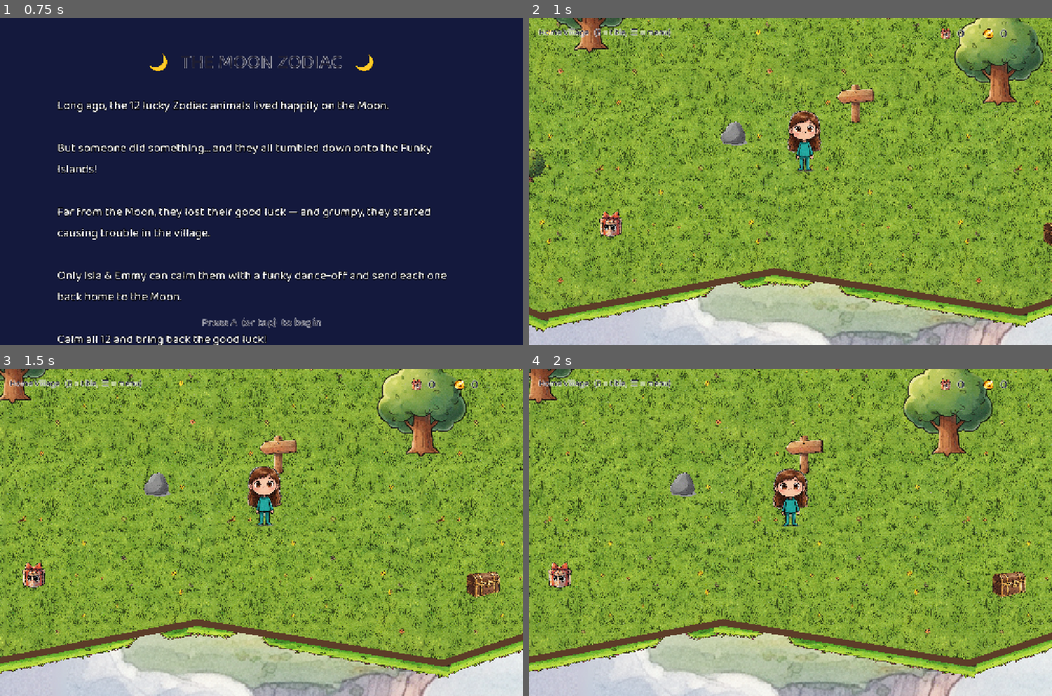
Above: before the commit, frames 1-4 (two rows, left to right).
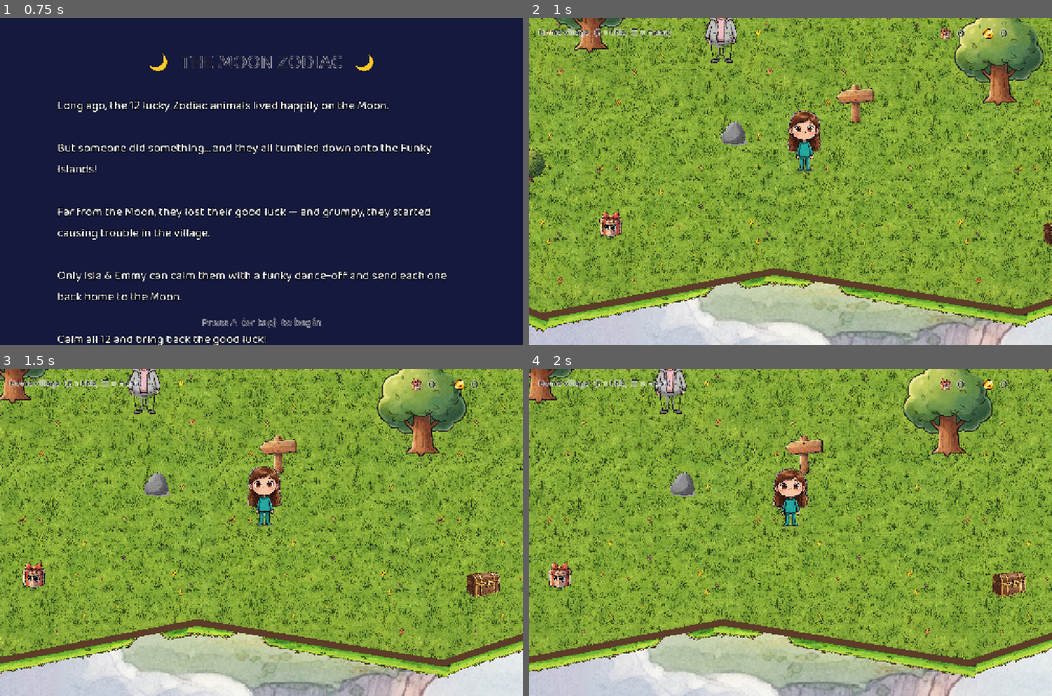
Above: after the commit, the same moments.

Repository: andyfreed/isla-emmy-deck
Game: Godot game, scene res://main.tscn
The game is run twice, just before and just after one commit, with the same random seed, the same clock (stepped at 60 frames per second) and the same inputs.
Inputs (mouse positions are in pixels of both pictures, inside the frame that each line leads up to):
- Up to frame 1 (0.75 s): tap A at 0.5 s; move the mouse to (376, 165) at 0.52 s; hold Right (ui_right) from 0.53 s (still down); click (376, 165) at 0.67 s
- Up to frame 2 (1 s): keep holding Right (ui_right); tap Enter (ui_accept) at 0.77 s
- Up to frame 3 (1.5 s): release Right (ui_right) at 1.25 s; drag from (156, 548) to (235, 597) at 1.27 s
- Up to frame 4 (2 s): no input

Frame 1 is identical in both runs. In frame 2, 0.5% of the frame differs, in the area x 33-40%, y 0-14%; in frame 3, 0.5%; in frame 4, 0.5%.

Commit message:
Grandma Diane NPC (editable dialogue file) + This Guy the rideable llama
- npcs/FINAL synced: grandma.png + this_guy.png (pull-art.sh learns npcs/)
- Grandma parked by the well; A = next line from dialogue/grandma.txt
  (plain text, # comments, shipped via export include_filter)
- This Guy: adopt at Grandpa's store for 25 gold (one-time, persisted in
  settings.cfg 'progress'); hop on/off with A, parks where you leave him
- Mounted: 1.65x land speed (tunable const), llama bounce, rider drawn
  behind his body so she sits in the fluff; his left-facing art flips
  inverted; shop/balloon auto-dismount (balloon keeps inter-island travel)
- Store menu rows now label-matched (rows shift as one-time items sell)

Co-Authored-By: Claude Fable 5 <noreply@anthropic.com>
Claude-Session: https://claude.ai/code/session_01Pj6rLv3ZB9ibZXavBU1qyt

Diff:
--- a/scripts/globals.gd
+++ b/scripts/globals.gd
@@ -10,6 +10,7 @@
 var atk_bonus: int = 0      # added to attack-card power
 var heal_bonus: int = 0     # added to heal-card power
 var sword_level: int = 1
+var mount_unlocked: bool = false   # This Guy adopted — persists (unlike gold), so buy once ever
 
 # audio settings (0-10, persisted). Music/SFX buses are created here at runtime
 # so the default bus layout stays untouched; players opt in via .bus = "Music"/"SFX".
@@ -45,6 +46,11 @@
 	_apply_volumes()
 
 
+func unlock_mount() -> void:
+	mount_unlocked = true
+	_save_settings()
+
+
 func set_music_volume(v: int) -> void:
 	music_volume = clampi(v, 0, 10)
 	_apply_volumes()
@@ -75,10 +81,12 @@
 	if cfg.load(SETTINGS_PATH) == OK:
 		music_volume = clampi(int(cfg.get_value("audio", "music", music_volume)), 0, 10)
 		sfx_volume = clampi(int(cfg.get_value("audio", "sfx", sfx_volume)), 0, 10)
+		mount_unlocked = bool(cfg.get_value("progress", "mount", mount_unlocked))
 
 
 func _save_settings() -> void:
 	var cfg := ConfigFile.new()
 	cfg.set_value("audio", "music", music_volume)
 	cfg.set_value("audio", "sfx", sfx_volume)
+	cfg.set_value("progress", "mount", mount_unlocked)
 	cfg.save(SETTINGS_PATH)
--- a/scripts/main.gd
+++ b/scripts/main.gd
@@ -9,6 +9,8 @@
 const WORLD := Vector2(3600, 2000)
 const BATTLE := preload("res://battle.tscn")
 const SPEED := 340.0
+const MOUNT_SPEED_MULT := 1.65   # This Guy's land-speed boost — tune freely as islands grow
+const MOUNT_COST := 25           # gold, one-time; the adoption persists across sessions
 const STORY_TEXT := "Long ago, the 12 lucky Zodiac animals lived happily on the Moon.\n\nBut someone did something... a …(299 unchanged characters)…
 
 var state: String = "select"        # select / intro / play / battle
@@ -28,6 +30,14 @@
 var store_pos := Vector2(2560, 980)
 var balloon_pos := Vector2(1820, 470)
 var interact_target: String = ""
+
+# villagers + mount (real-people cast from the art side)
+var grandma_pos := Vector2(1620, 1210)      # parked here until Andy picks her spot
+var grandma_line_i: int = 0
+var grandma_lines: PackedStringArray = []   # loaded from dialogue/grandma.txt
+var llama_park_pos := Vector2(2350, 1120)   # This Guy waits outside Grandpa's store
+var llama_node: Sprite2D                    # parked llama (null while ridden / not adopted)
+var mounted: bool = false
 
 # store interior — one fixed screen-sized room, built lazily far east of the island.
 # Camera limits clamp to the room so it plays as a single non-scrolling screen.
@@ -101,6 +111,9 @@
 			var xy := a.trim_prefix("--pos=").split(",")
 			player.position = Vector2(xy[0].to_float(), xy[1].to_float())
 			camera.reset_smoothing()
+	if args.has("--llama"):   # hop straight onto This Guy (doesn't save the unlock)
+		Globals.mount_unlocked = true
+		_mount_llama()
 	var shot_delay := 1.2
 	if args.has("--shop"):
 		await _enter_shop()
@@ -250,6 +263,8 @@
 	ride_root = null
 	ride_layers.clear()
 	ride_puffs.clear()
+	mounted = false
+	llama_node = null
 
 	_build_island_poly()
 
@@ -339,6 +354,14 @@
 	_add_obstacle(store_pos, Vector2(180, 65))
 	world.add_child(_make_sprite("res://assets/home_island/balloon_station.png", balloon_pos, 520.0))
 	_add_obstacle(balloon_pos, Vector2(150, 60))
+
+	# villagers: Grandma Diane out for a stroll near the well
+	var grandma := _make_sprite("res://assets/npcs/grandma.png", grandma_pos, 275.0)
+	grandma.offset.y += 104.0   # art leaves empty canvas below her feet
+	world.add_child(grandma)
+	_add_obstacle(grandma_pos, Vector2(46, 20))
+	if Globals.mount_unlocked:   # This Guy waits out front of Grandpa's store
+		_spawn_llama(llama_park_pos)
 
 	# presents = currency, scattered around the village
 	present_nodes.clear()
@@ -466,7 +489,7 @@
 
 	var dir := Input.get_vector("ui_left", "ui_right", "ui_up", "ui_down")
 	var moving := dir.length() > 0.1
-	var move := dir * SPEED * delta
+	var move := dir * SPEED * (MOUNT_SPEED_MULT if mounted else 1.0) * delta
 	var here := player.position
 	if _can_walk(here + move):
 		player.position = here + move
@@ -484,7 +507,17 @@
 	anim_t += delta * (10.0 if moving else 2.5)
 	var s := sin(anim_t)
 	var spr := player.get_node("spr") as Sprite2D
-	if moving:
+	if mounted:
+		# riding: This Guy does the bouncing, the sister sits just behind his
+		# neck. His art faces LEFT (the girls' faces right), so his flip inverts.
+		var m := player.get_node("mount") as Sprite2D
+		if dir.x != 0.0:
+			m.flip_h = dir.x > 0.0
+			spr.flip_h = dir.x < 0.0
+		m.position.y = -absf(s) * (9.0 if moving else 3.0)
+		spr.position = Vector2(15.0 if m.flip_h else -15.0, -200.0 + m.position.y)
+		spr.scale = player_base_scale
+	elif moving:
 		spr.position.y = -absf(s) * 13.0
 		spr.scale = player_base_scale * Vector2(1.0 - 0.05 * s, 1.0 + 0.05 * s)
 		if dir.x != 0.0:
@@ -540,6 +573,13 @@
 		interact_target = "store"; ptxt = "Ⓐ  General Store"
 	elif player.position.distance_to(balloon_pos) < 180.0:
 		interact_target = "balloon"; ptxt = "Ⓐ  Launch Balloon"
+	elif player.position.distance_to(grandma_pos) < 140.0:
+		interact_target = "grandma"; ptxt = "Ⓐ  Talk to Grandma Diane"
+	elif not mounted and is_instance_valid(llama_node) \
+			and player.position.distance_to(llama_node.position) < 150.0:
+		interact_target = "this_guy"; ptxt = "Ⓐ  Ride This Guy 🦙"
+	elif mounted:
+		interact_target = "dismount"; ptxt = "Ⓐ  Hop off This Guy"
 	prompt_label.text = ptxt
 
 
@@ -603,6 +643,8 @@
 		return
 	match interact_target:
 		"store":
+			if mounted:
+				_dismount_llama(true)   # This Guy waits outside
 			_enter_shop()
 		"counter":
 			Globals.play_sfx("ui")
@@ -611,8 +653,16 @@
 			Globals.play_sfx("ui")
 			_popup("Zodiac cards coming soon — Grandpa's still stocking the display! 🌙")
 		"balloon":
+			if mounted:
+				_dismount_llama(true)   # no flying llamas — the balloon keeps that job
 			Globals.play_sfx("ui")
 			_start_balloon_ride()
+		"grandma":
+			_grandma_talk()
+		"this_guy":
+			_mount_llama()
+		"dismount":
+			_dismount_llama()
 
 
 # ---------------------------------------------------------------- store interior
@@ -844,6 +894,62 @@
 		p.visible = true
 
 
+# ---------------------------------------------------------------- villagers + mount
+## Grandma Diane's lines live in dialogue/grandma.txt (one per line, # = comment)
+## so Andy can edit them without touching code. Talking cycles through them.
+func _grandma_talk() -> void:
+	Globals.play_sfx("ui")
+	if grandma_lines.is_empty():
+		for line: String in FileAccess.get_file_as_string("res://dialogue/grandma.txt").split("\n"):
+			var t := line.strip_edges()
+			if t != "" and not t.begins_with("#"):
+				grandma_lines.append(t)
+		if grandma_lines.is_empty():
+			grandma_lines.append("Hello my darlings! 💛")
+	_popup("Grandma Diane:  %s" % grandma_lines[grandma_line_i % grandma_lines.size()])
+	grandma_line_i += 1
+
+
+## This Guy — the girls' pink llama plush as an adoptable mount (bought from
+## Grandpa). Land travel only: he multiplies walking speed; the balloon keeps
+## the between-islands job (his rainbow wing is just for style).
+func _spawn_llama(pos: Vector2) -> void:
+	if not is_instance_valid(world):
+		return
+	llama_node = _make_sprite("res://assets/npcs/this_guy.png", pos, 480.0)
+	llama_node.offset.y += 76.0   # art leaves empty canvas below his hooves
+	world.add_child(llama_node)
+
+
+func _mount_llama() -> void:
+	Globals.play_sfx("gift")
+	mounted = true
+	if is_instance_valid(llama_node):
+		if _can_walk(llama_node.position):
+			player.position = llama_node.position
+		llama_node.queue_free()
+	llama_node = null
+	var m := _make_sprite("res://assets/npcs/this_guy.png", Vector2.ZERO, 480.0)
+	m.offset.y += 76.0
+	m.name = "mount"
+	player.add_child(m)   # drawn OVER the sister: her legs sink into his fluff,
+	_popup("This Guy says: let's gooo! 🦙🌈")   # head + torso peek over his back
+
+
+func _dismount_llama(quiet: bool = false) -> void:
+	mounted = false
+	var m := player.get_node_or_null("mount")
+	if m:
+		m.queue_free()
+	var spr := player.get_node("spr") as Sprite2D
+	spr.position = Vector2.ZERO
+	spr.scale = player_base_scale
+	var spot := player.position + Vector2(-95, -35)
+	_spawn_llama(spot if _can_walk(spot) else player.position)
+	if not quiet:
+		_popup("This Guy waits for you 🦙")
+
+
 func _hud_icon(path: String) -> TextureRect:
 	var t := TextureRect.new()
 	t.texture = load(path)
@@ -987,8 +1093,10 @@
 		menu_items = [
 			"Sharpen Star Sword  (+2 atk)  — %d 🪙   [Lv %d]" % [_sword_cost(), Globals.sword_level],
 			"Bigger Snacks  (+4 heal)  — %d 🪙" % _snack_cost(),
-			"Leave     (you have %d 🪙)" % Globals.gold,
 		]
+		if not Globals.mount_unlocked:
+			menu_items.append("Adopt This Guy the llama  (rideable!)  — %d 🪙" % MOUNT_COST)
+		menu_items.append("Leave     (you have %d 🪙)" % Globals.gold)
 	elif menu_mode == "settings":
 		menu_items = [
 			"Game Music     %s" % _slider_bar(Globals.music_volume),
@@ -1051,32 +1159,41 @@
 		return
 
 	if menu_mode == "store":
-		match menu_cursor:
-			0:
-				if Globals.gold >= _sword_cost():
-					Globals.gold -= _sword_cost()
-					Globals.atk_bonus += 2
-					Globals.sword_level += 1
-					Globals.play_sfx("coin")
-					_popup("Star Sword sharpened! ⚔ attack +2")
-				else:
-					_popup("Not enough gold! Calm creatures & find chests 🪙")
-				_build_menu_items()
-				_refresh_menu()
-				_update_hud_counts()
-			1:
-				if Globals.gold >= _snack_cost():
-					Globals.gold -= _snack_cost()
-					Globals.heal_bonus += 4
-					Globals.play_sfx("coin")
-					_popup("Snacks upgraded! 🍪 heal +4")
-				else:
-					_popup("Not enough gold! Calm creatures & find chests 🪙")
-				_build_menu_items()
-				_refresh_menu()
-				_update_hud_counts()
-			2:
-				_close_menu()
+		# rows shift as one-time items sell out, so match on the label
+		var pick := menu_items[menu_cursor]
+		if pick.begins_with("Leave"):
+			_close_menu()
+		elif pick.begins_with("Sharpen"):
+			if Globals.gold >= _sword_cost():
+				Globals.gold -= _sword_cost()
+				Globals.atk_bonus += 2
+				Globals.sword_level += 1
+				Globals.play_sfx("coin")
+				_popup("Star Sword sharpened! ⚔ attack +2")
+			else:
+				_popup("Not enough gold! Calm creatures & find chests 🪙")
+		elif pick.begins_with("Bigger"):
+			if Globals.gold >= _snack_cost():
+				Globals.gold -= _snack_cost()
+				Globals.heal_bonus += 4
+				Globals.play_sfx("coin")
+				_popup("Snacks upgraded! 🍪 heal +4")
+			else:
+				_popup("Not enough gold! Calm creatures & find chests 🪙")
+		elif pick.begins_with("Adopt"):
+			if Globals.gold >= MOUNT_COST:
+				Globals.gold -= MOUNT_COST
+				Globals.unlock_mount()   # saved — he's theirs forever
+				Globals.play_sfx("coin")
+				_spawn_llama(llama_park_pos)
+				_popup("This Guy is yours! He's waiting outside 🦙🌈")
+			else:
+				_popup("Not enough gold! Calm creatures & find chests 🪙")
+		if not pick.begins_with("Leave"):
+			_build_menu_items()
+			menu_cursor = mini(menu_cursor, menu_items.size() - 1)
+			_refresh_menu()
+			_update_hud_counts()
 		return
 
 	var item := menu_items[menu_cursor]
Binary file added: assets/npcs/grandma.png
Not shown, added: assets/npcs/grandma.png.import
Binary file added: assets/npcs/this_guy.png
Not shown, added: assets/npcs/this_guy.png.import
Not shown, added: dialogue/grandma.txt
Not shown, changed: export_presets.cfg
Not shown, changed: scripts/pull-art.sh
